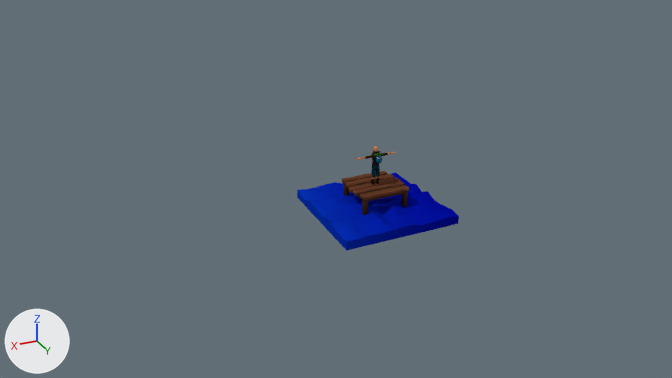
An edit to the Blender file Blender/Assets.blend, drawn before and after from the same camera.
Both versions are drawn from the file's camera 'Camera'. Arrows for +X, +Y and +Z are at lower left; the lights stay in place.

The first picture shows 'Bridge'.
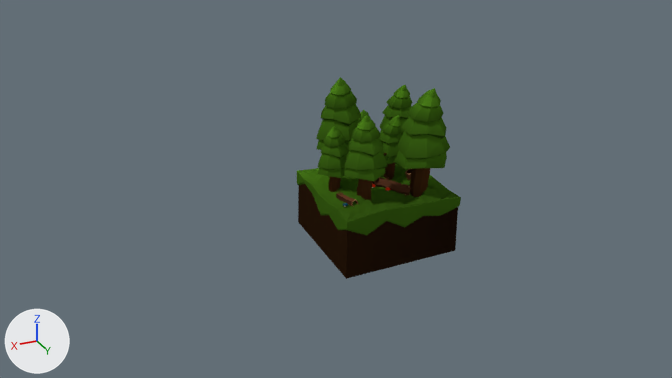
What differs and where, as boxes [x1, y1, x2, y2] in the pictures (672 x 378 px; the box of a moved part takes in the faces that stretch with it):
'Woods', shown
    after: [297, 77, 461, 279]
'Bridge', hidden (blue)
    before: [297, 171, 459, 251]
part 1 of me_cube, moved or reshaped (not visible before)
    after: [298, 184, 458, 279]
part 2 of me_cube_001, moved or reshaped (not visible afterwards)
    before: [297, 190, 459, 251]

What the commit changed:
me_cube has 2460 vertices, 2451 faces and spans x -1.15..1.0, y -1.03..1.0, z -0.5..1.73.
me_cube is used by ob_woods; location (0.0, 0.0, 0.0).
me_cube part 1: all 49 vertices in x -1.0..1.0, y -1.0..1.0, z -0.5..-0.49 are moved by (0.0, 0.0, -0.5).
me_cube_001 has 597 vertices, 571 faces and spans x -1.0..1.0, y -1.0..1.0, z -0.5..0.0.
me_cube_001 is used by ob_bridge; location (0.0, 0.0, 0.0).
me_cube_001 part 2: all 144 vertices in x -1.0..1.0, y -1.0..1.0, z -0.5 are moved by (0.0, 0.0, -0.5).
Object 'Woods' (ob_woods) is now shown.
Object 'Bridge' (ob_bridge) is now hidden.
